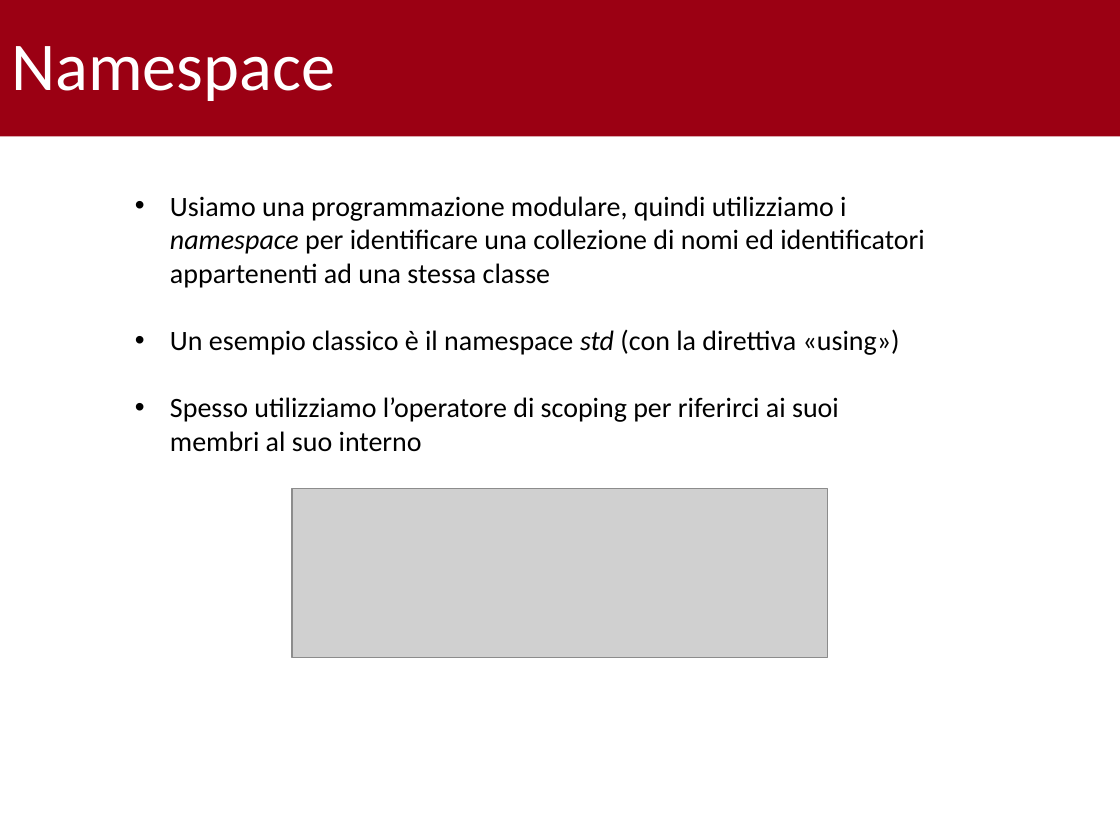
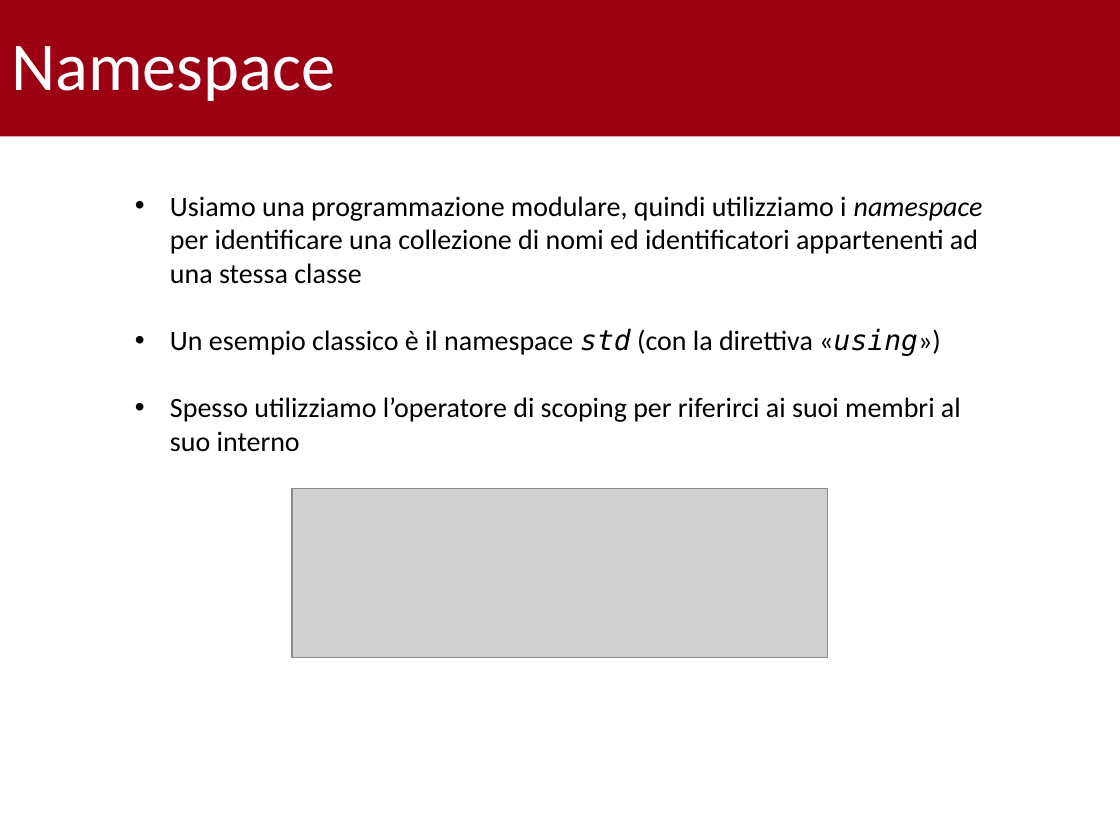
Before and after one commit to gabrielrovesti/Teaching-And-Tutoring, a slide deck: slide 3 of UniPD/P2 - Semestre 1/25-10/Tutorato 1.pptx. Drawn at 1120x840 pixels with LibreOffice and Linux fonts; fonts in the diff are those of the drawing; grey boxes stand for pictures; background and template pictures are left out. Boxes give left, top, right and bottom in pixels: in the first picture for what was removed or moved away, otherwise in the second. Text is boxed around its words. In the diff, an @@ line names an element or a change of style, - is before the commit and + after.

```diff
--- a/UniPD/P2 - Semestre 1/25-10/Tutorato 1.pptx
+++ b/UniPD/P2 - Semestre 1/25-10/Tutorato 1.pptx
@@ text at <box>170,328,941,356</box>: font Calibri to DejaVu Sans Mono in "std «using»)"; italic on in "«using»)" @@
```
Also in this commit, not shown: 16 other slides changed, 6 slides added, 19 other files.
